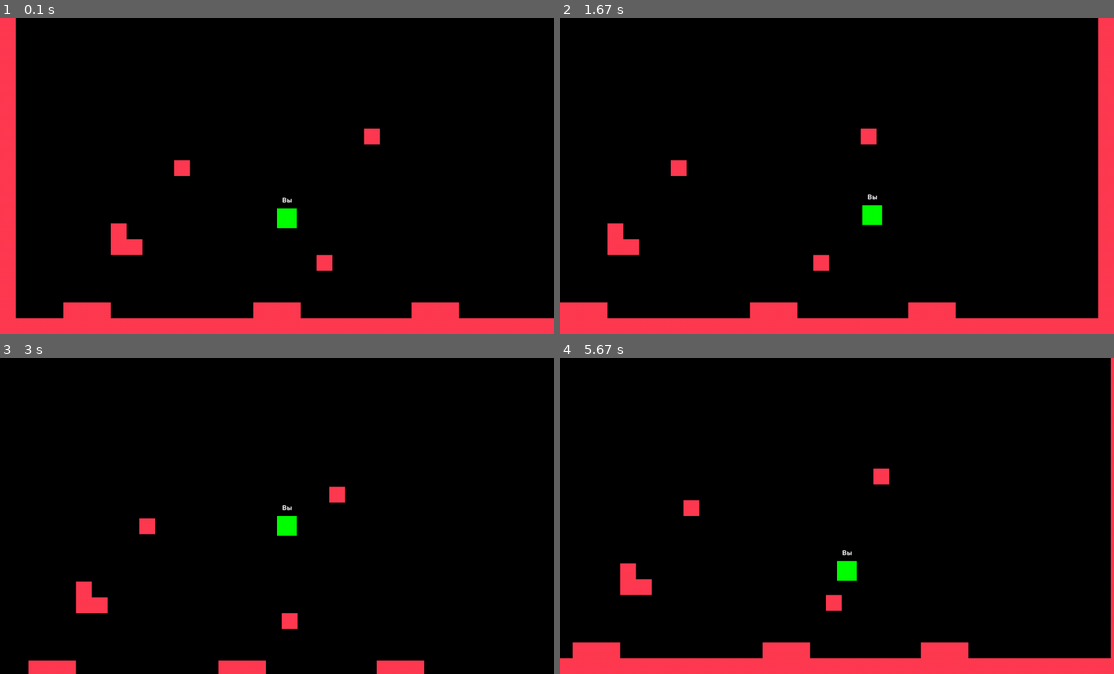
Above: before the commit, frames 1-4 (two rows, left to right).
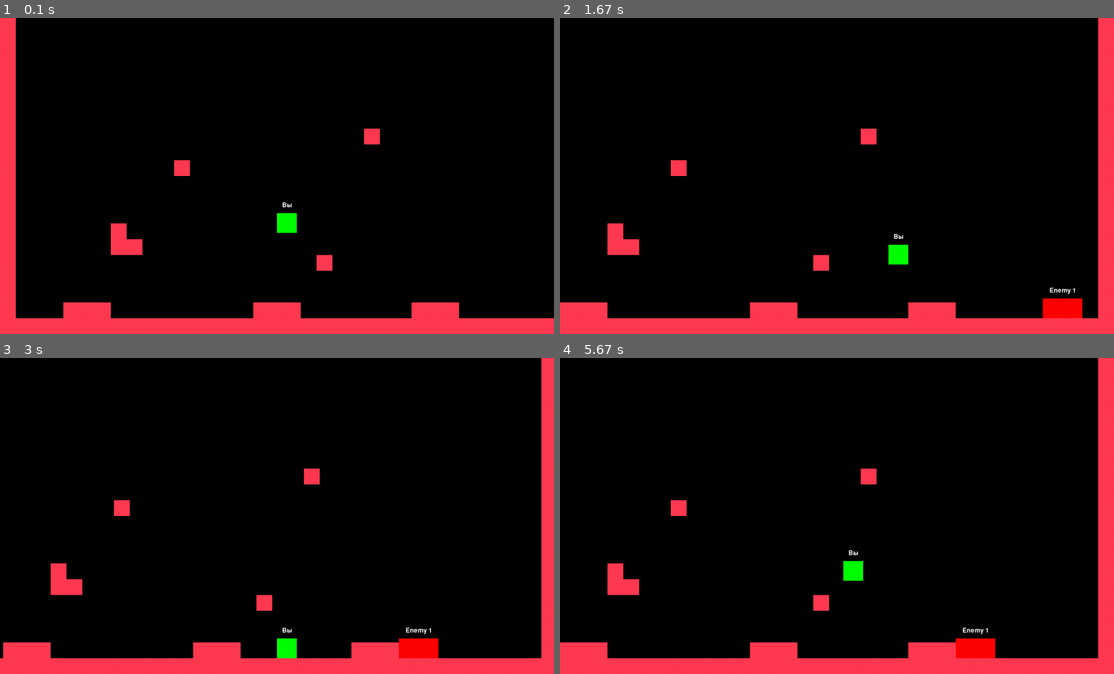
Above: after the commit, the same moments.

Repository: irl-lik/pygame
Game: pygame game, started from main.py
The game is run twice, just before and just after one commit, with the same random seed, the same clock (stepped at 60 frames per second) and the same inputs.
Inputs:
- Up to frame 1 (0.1 s): no input
- Up to frame 2 (1.67 s): tap Space at 0.33, 0.73, 1.03, 1.23, 1.53 s; hold D 0.67-1.13 s; hold D 1.17-1.63 s
- Up to frame 3 (3 s): hold A 1.67-2.2 s; tap Space at 1.73, 2.03, 2.3, 2.6, 2.73 s; hold A 2.23-2.63 s; hold D from 2.67 s (still down)
- Up to frame 4 (5.67 s): tap Space at 3.03, 3.4, 3.7, 3.9, 4.2, 4.4, 4.7, 4.9, 5.2, 5.47 s; release D at 3.3 s; hold A 3.33-3.8 s; hold D 3.83-4.3 s; hold D 4.33-4.8 s; hold A 4.83-5.37 s; hold A from 5.4 s (still down)

The runs differ from the first frame. In frame 1, 0.2% of the frame differs, in the area x 50-54%, y 56-69%; in frame 2, 1.0%; in frame 3, 10%, in the area x 0-100%, y 0-100%; in frame 4, 4.8%.

Commit message:
enemy collision commit

Diff:
--- a/main.py
+++ b/main.py
@@ -27,7 +27,7 @@
 
 running = True
 while running:
-    clock.tick(30)
+    clock.tick(40)
     screen.fill((0, 0, 0))
 
     # Отображение уровня
@@ -39,12 +39,10 @@
     camera.update(player.get_rect(), total_level_width, total_level_height)
     camera_x, camera_y = camera.get_pos()
     # Обновление врагов
-    enemy1.move_towards_player(player_x - camera_x, player_y, player_width, player_height, 500)
-    enemy1.draw(screen)
+    enemy1.move_towards_player(player_x, player_y, player_width, player_height, 500)
+    enemy1.draw(screen, camera_x, camera_y, total_level_height - HEIGHT)
     # Отрисовка игрока с учётом камеры
     player.draw(screen, camera_x, camera_y)
-
-    print(camera.get_pos())
     # Применение сдвига камеры к всем объектам на уровне
     for tile in tiles_list:
         pygame.draw.rect(screen, (255, 58, 81), (tile.x - camera_x, tile.y - camera_y, tile.width, tile.height))
--- a/pycache/camera.py
+++ b/pycache/camera.py
@@ -1,3 +1,4 @@
+from typing import Any
 import pygame
 
 class Camera():
--- a/pycache/enemy.py
+++ b/pycache/enemy.py
@@ -1,53 +1,62 @@
 import pygame
 from .entity import Entity
+from .levels.level1 import level_rect_list
 
 class Enemy(Entity):
     def __init__(self, x, y, width, height, speed, color=None, image=None):
         super().__init__(x, y, width, height, color, image)
         self.name = None
         self.speed = speed
-        self.x_speed = 0
+        self.speed_x = 0
         self.y_speed = 0
+        self.tiles_list = level_rect_list()
 
     def set_name(self, name):
         self.name = name
 
 
-    def draw(self, screen):
-        super().draw(screen)
+    def draw(self, screen, camera_x, camera_y, absolute_y):
+        if self.image:
+            screen.blit(self.image, (self.x - camera_x, self.y))
+        elif self.color:
+            pygame.draw.rect(screen, self.color, (self.x - camera_x, self.y - camera_y + absolute_y, self.width, self.height))
         if not self.name:
             return
 
         font = pygame.font.Font(None, 24)
         text_surface = font.render(self.name, True, (255, 255, 255))
-        text_rect = text_surface.get_rect(center=(self.x + self.width // 2, self.y - 20))  # Получаем прямоугольник для позиционирования текста точно сверху Entrity
+        text_rect = text_surface.get_rect(center=(self.x - camera_x + self.width // 2, self.y - camera_y + absolute_y - 20))  # Получаем прямоугольник для позиционирования текста точно сверху Entrity
         screen.blit(text_surface, text_rect)
+
+    def get_pos(self):
+        return self.x, self.y
 
     def move_towards_player(self, player_x, player_y, player_width, player_height, distance_threshold=100):
         if self.is_player_nearby(player_x, player_y, distance_threshold):
             enemy_center_x = self.x + self.width / 2
-            enemy_center_y = self.y + self.height / 2
             player_center_x = player_x + player_width / 2
-            player_center_y = player_y + player_height / 2
 
-            direction_x = player_center_x - enemy_center_x
-            direction_y = player_center_y - enemy_center_y
+            distance = player_center_x - enemy_center_x
 
-            distance = (direction_x ** 2 + direction_y ** 2) ** 0.5
-            if distance != 0:
-                direction_x /= distance
-                direction_y /= distance
+            if distance < 0:
+                self.speed_x = -min(self.speed, -distance)
+            else:
+                self.speed_x = +min(self.speed, distance)
 
-            self.x_speed = direction_x * min(self.speed, distance)
+        enemy_rect = pygame.Rect(self.x + self.speed_x, self.y, self.width, self.height)
+        for tile in self.tiles_list:
+            if not enemy_rect.colliderect((tile.x, tile.y - 240, tile.width, tile.height)): continue
 
-            self.x += self.x_speed
+            if self.speed_x > 0:
+                self.speed_x = 0
+                self.x = tile.x - self.width
+            elif self.speed_x < 0:
+                self.speed_x = 0
+                self.x = tile.x + tile.width
+            else:
+                self.speed_x = 0
 
-        elif self.x_speed !=  0:
-            self.x += self.x_speed
-            if self.x_speed > 0:
-                self.x_speed -= min(self.speed / 10, self.x_speed)
-            else:
-                self.x_speed += min(self.speed / 10, -self.x_speed)
+        self.x += self.speed_x
 
     def camera_upd(self, camera_pos):
         self.x -= camera_pos[0]
--- a/pycache/player.py
+++ b/pycache/player.py
@@ -9,6 +9,7 @@
 
         self.name = "Вы"
         self.isJumping = False
+        self.isFalling = True
         self.jumpCounter = 0
         self.jumpWait = 0
         self.speed_x = 0
@@ -51,7 +52,7 @@
             elif self.speed_x < 0:
                 self.speed_x += 2
 
-        if keys[pygame.K_SPACE] and not self.isJumping and self.jumpWait == 0:
+        if keys[pygame.K_SPACE] and not self.isJumping and self.jumpWait == 0 and not self.isFalling:
             self.isJumping = True
             self.jumpCounter = 10
             self.jumpWait = 20
@@ -77,9 +78,11 @@
             else:
                 self.speed_x = 0
 
+        self.isFalling = True
         player_rect = pygame.Rect(self.x, self.y - self.speed_y, self.width, self.height)
         for tile in self.tiles_list:
-            if not player_rect.colliderect(tile): continue
+            if not player_rect.colliderect(tile):
+                continue
 
             if self.speed_y > 0:
                 self.speed_y = 0
@@ -91,6 +94,7 @@
             else:
                 self.speed_y = 0
             self.jumpCounter = 0
+            self.isFalling = False
 
         self.x += self.speed_x
         self.y -= self.speed_y
